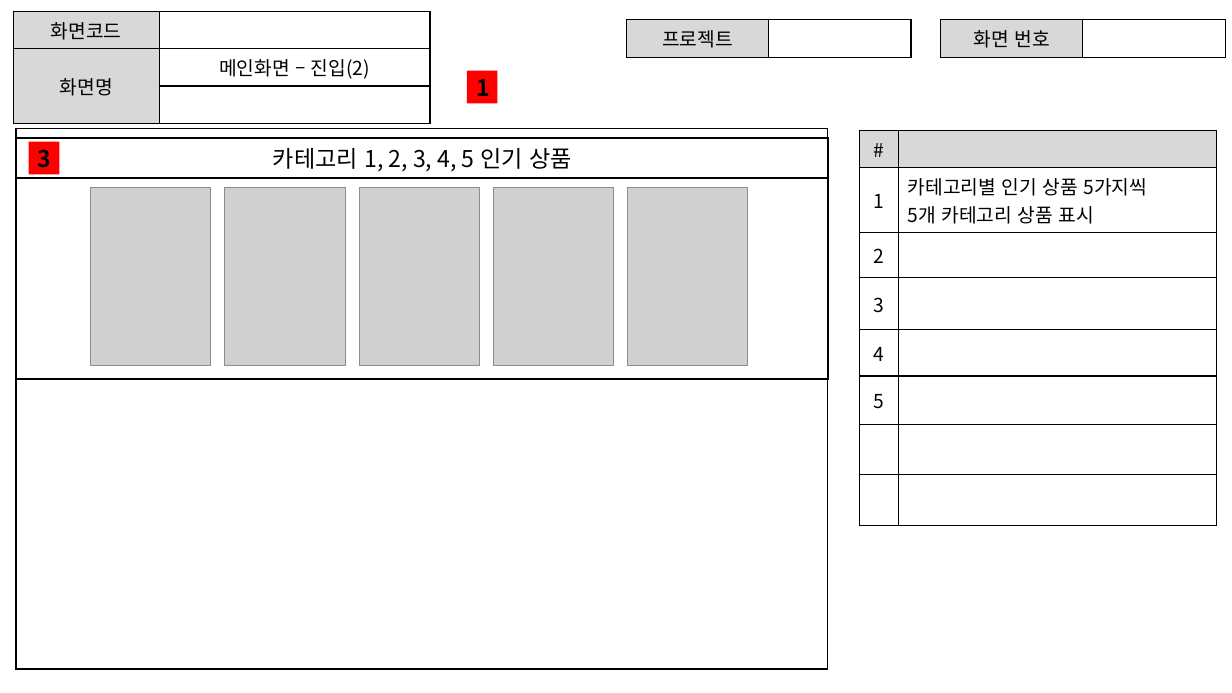
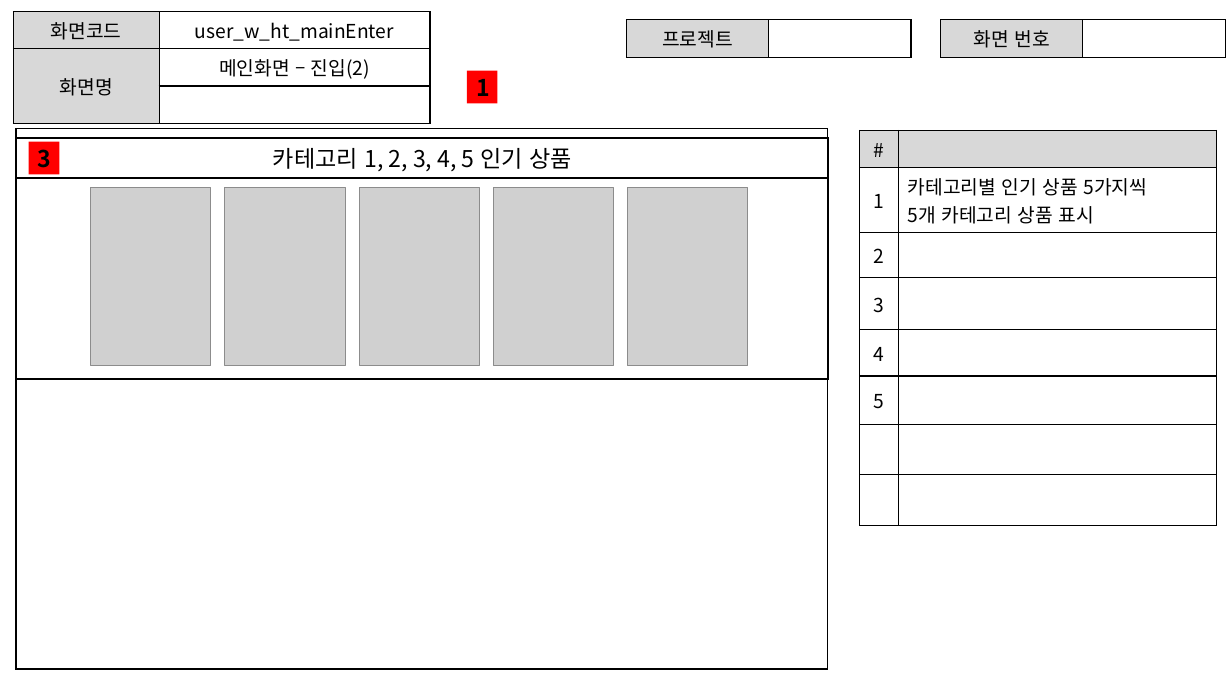
Before and after one commit to ezenteam2/RentalEquip, a slide deck: slide 5 of 0 발표용 파워포인트/project04 - 파워포인트 종합 - 현태.pptx. Drawn at 1232x693 pixels with LibreOffice and Linux fonts; fonts in the diff are those of the drawing; grey boxes stand for pictures. Boxes give left, top, right and bottom in pixels: in the first picture for what was removed or moved away, otherwise in the second. Text is boxed around its words. In the diff, an @@ line names an element or a change of style, - is before the commit and + after.

```diff
--- a/0 발표용 파워포인트/project04 - 파워포인트 종합 - 현태.pptx
+++ b/0 발표용 파워포인트/project04 - 파워포인트 종합 - 현태.pptx
@@ table at (13, 12, 430, 109) @@
-row 1, column 2: 
+row 1, column 2: user_w_ht_mainEnter
```
Also in this commit, not shown: 13 other slides changed, 1 other file.
